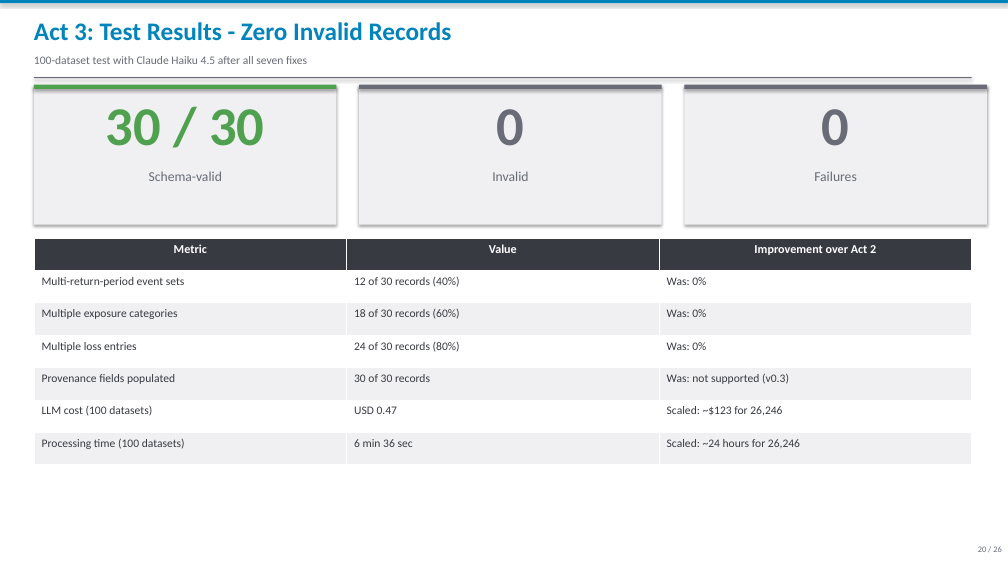
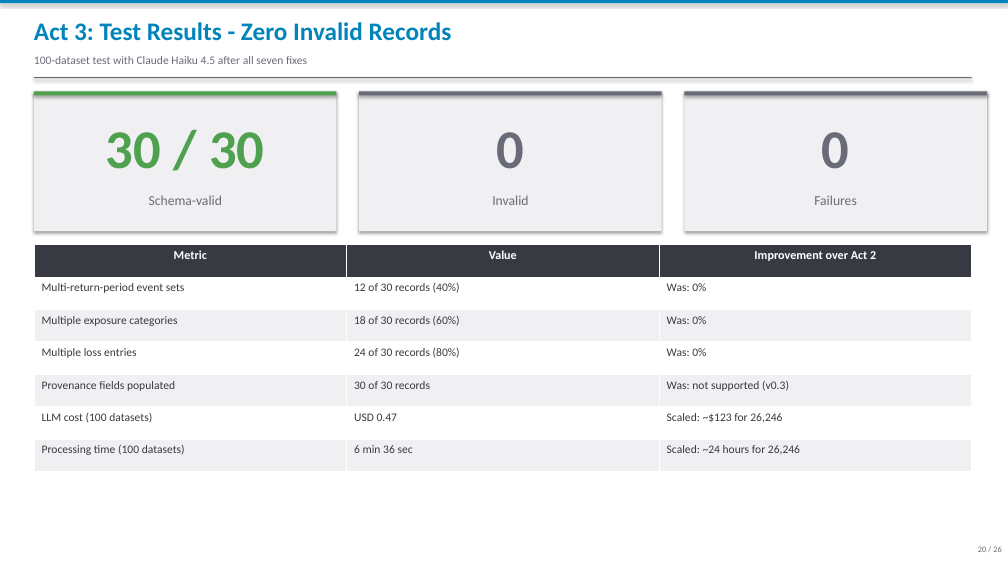
Before and after one commit to bennyistanto/to-rdls, a slide deck: slide 20 of docs/hdx2rdls_journey_20260512.pptx. Drawn at 1008x567 pixels with LibreOffice and Linux fonts; fonts in the diff are those of the drawing. Boxes give left, top, right and bottom in pixels: in the first picture for what was removed or moved away, otherwise in the second. Text is boxed around its words. In the diff, an @@ line names an element or a change of style, - is before the commit and + after.

```diff
--- a/docs/hdx2rdls_journey_20260512.pptx
+++ b/docs/hdx2rdls_journey_20260512.pptx
@@ 6 rectangles, 1 table: place and size @@
-6 rectangles, 1 table at bbox=[34, 85, 987, 465]
+6 rectangles, 1 table at bbox=[34, 91, 987, 472]
@@ 3 texts: place and size @@
-3 texts at bbox=[106, 109, 850, 146]
+3 texts at bbox=[106, 132, 850, 169]
@@ text "Schema-valid": place and size @@
-text "Schema-valid" at bbox=[149, 171, 222, 181]
+text "Schema-valid" at bbox=[149, 195, 222, 205]
@@ text "Invalid": place and size @@
-text "Invalid" at bbox=[492, 171, 528, 181]
+text "Invalid" at bbox=[492, 195, 528, 205]
@@ text "Failures": place and size @@
-text "Failures" at bbox=[814, 171, 857, 181]
+text "Failures" at bbox=[814, 195, 857, 205]
```
Also in this commit, not shown: 25 other slides changed, 26 other files.
